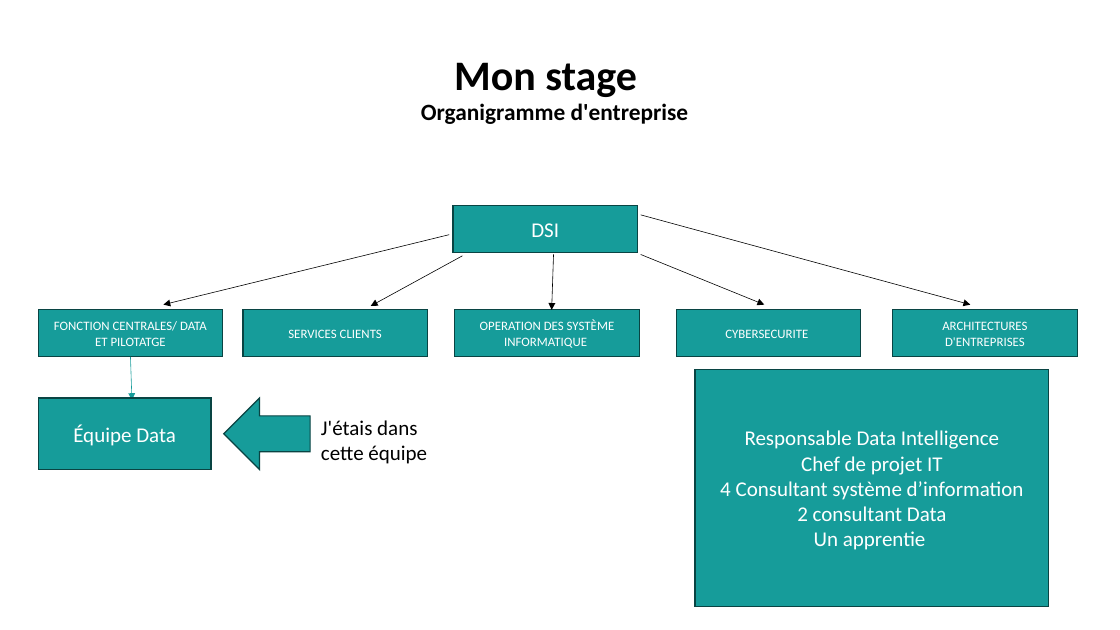
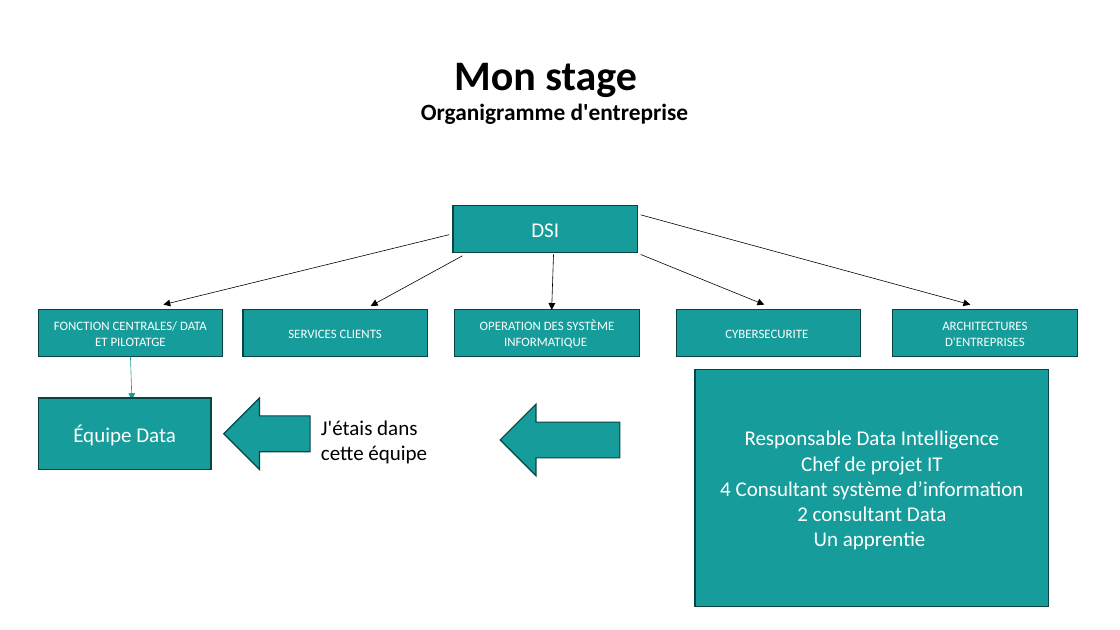
Before and after one commit to poke953/portfolio-Brule-Quentin, a slide deck: slide 3 of Presentation stage 2ème année.pptx. Drawn at 1120x630 pixels with LibreOffice and Linux fonts; fonts in the diff are those of the drawing. Boxes give left, top, right and bottom in pixels: in the first picture for what was removed or moved away, otherwise in the second. Text is boxed around its words. In the diff, an @@ line names an element or a change of style, - is before the commit and + after.

```diff
--- a/Presentation stage 2ème année.pptx
+++ b/Presentation stage 2ème année.pptx
@@ right arrow added at [500,404,619,476], fill #169C9A, outline #0A4443 1 pt @@
```
Also in this commit, not shown: 5 other files.
